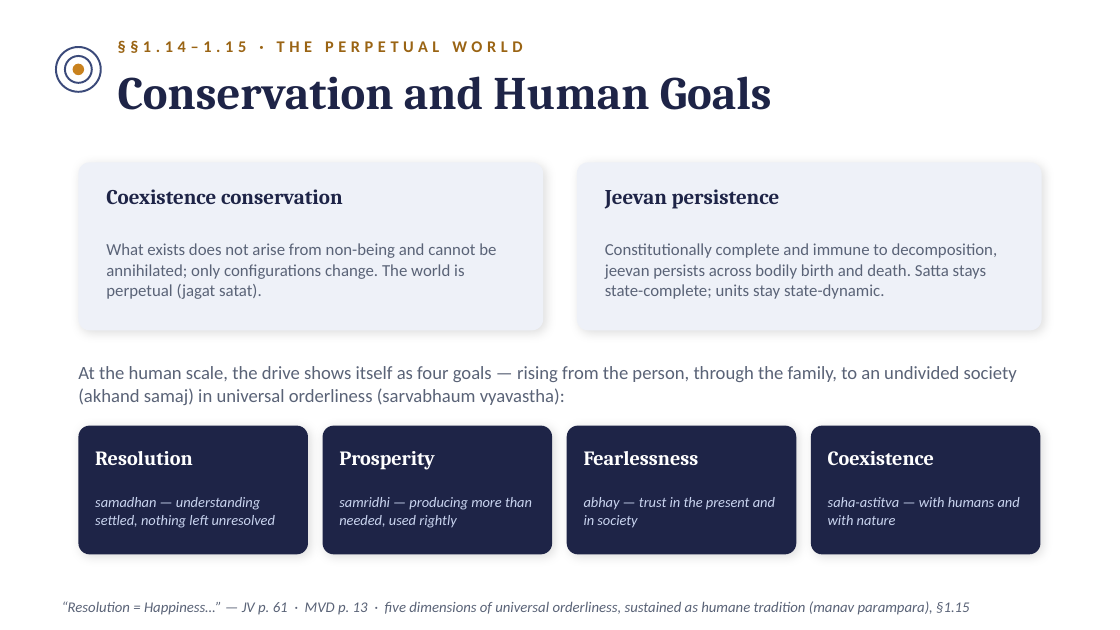
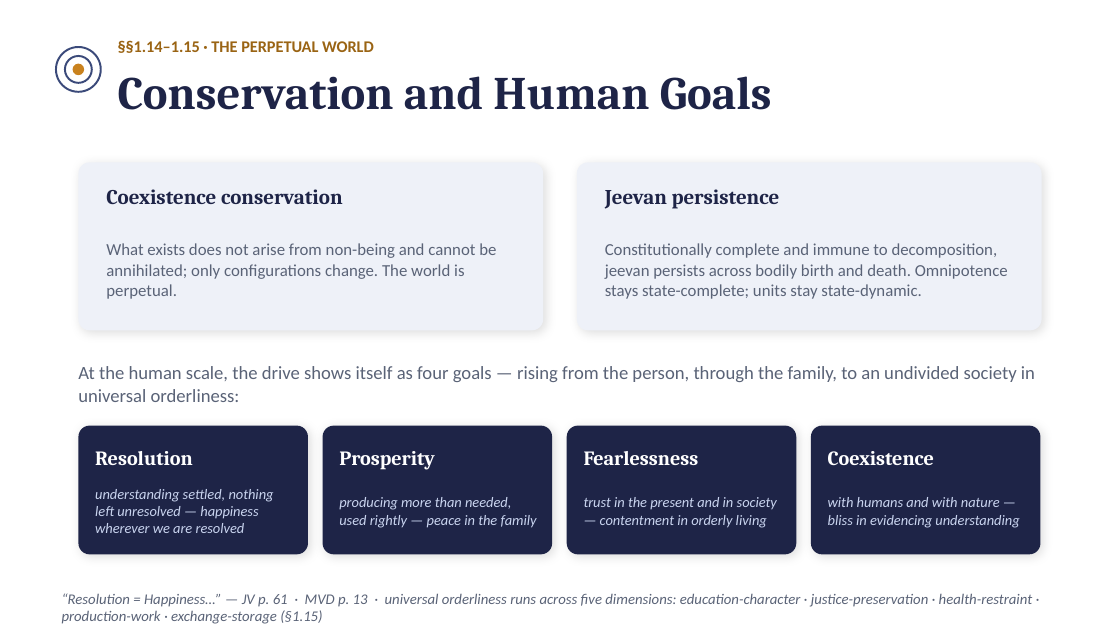
Before and after one commit to raghavamohan/AnalyticMadhyasthDarshan, a slide deck: slide 18 of Studies/The-Ontology-of-Coexistence/The-Ontology-of-Existence-Madhyasth-Darshan.pptx (slide 17 before the commit). Drawn at 1120x630 pixels with LibreOffice and Linux fonts; fonts in the diff are those of the drawing. Boxes give left, top, right and bottom in pixels: in the first picture for what was removed or moved away, otherwise in the second. Text is boxed around its words. In the diff, an @@ line names an element or a change of style, - is before the commit and + after.

```diff
--- a/Studies/The-Ontology-of-Coexistence/The-Ontology-of-Existence-Madhyasth-Darshan.pptx
+++ b/Studies/The-Ontology-of-Coexistence/The-Ontology-of-Existence-Madhyasth-Darshan.pptx
@@ text "§§1.14–1.15 · THE PERPETUAL WORLD" at <box>118,40,374,53</box>: letter spacing 3 to 0 pt @@
@@ text at <box>106,243,496,299</box>: text changed @@
-What exists does not arise from non-being and cannot be annihilated; only configurations change. The world is perpetual (jagat satat).
+What exists does not arise from non-being and cannot be annihilated; only configurations change. The world is perpetual.
@@ text at <box>605,243,1008,299</box>: text changed @@
-Constitutionally complete and immune to decomposition, jeevan persists across bodily birth and death. Satta stays state-complete; units stay state-dynamic.
+Constitutionally complete and immune to decomposition, jeevan persists across bodily birth and death. Omnipotence stays state-complete; units stay state-dynamic.
@@ text at <box>78,366,1035,402</box>: text changed @@
-At the human scale, the drive shows itself as four goals — rising from the person, through the family, to an undivided society (akhand samaj) in universal orderliness (sarvabhaum vyavastha):
+At the human scale, the drive shows itself as four goals — rising from the person, through the family, to an undivided society in universal orderliness:
@@ text at <box>95,489,274,533</box>: text changed @@
-samadhan — understanding settled, nothing left unresolved
+understanding settled, nothing left unresolved — happiness wherever we are resolved
@@ text at <box>339,497,537,528</box>: text changed @@
-samridhi — producing more than needed, used rightly
+producing more than needed, used rightly — peace in the family
@@ text at <box>584,497,777,528</box>: text changed @@
-abhay — trust in the present and in society
+trust in the present and in society — contentment in orderly living
@@ text at <box>828,497,1019,528</box>: text changed @@
-saha-astitva — with humans and with nature
+with humans and with nature — bliss in evidencing understanding
@@ text at <box>62,593,1033,624</box>: text changed @@
-“Resolution = Happiness…” — JV p. 61 · MVD p. 13 · five dimensions of universal orderliness, sustained as humane tradition (manav parampara), §1.15
+“Resolution = Happiness…” — JV p. 61 · MVD p. 13 · universal orderliness runs across five dimensions: education-character · justice-preservation · health-restraint · production-work · exchange-storage (§1.15)
```
Also in this commit, not shown: 18 other slides changed, 1 slide added.
